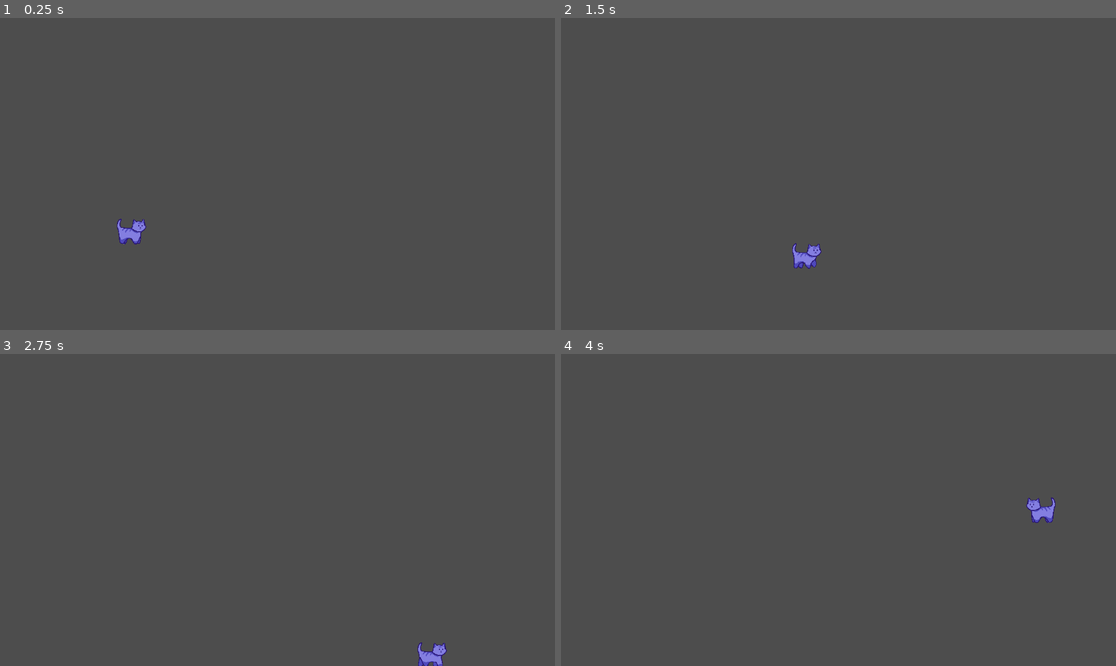
Above: before the commit, frames 1-4 (two rows, left to right).
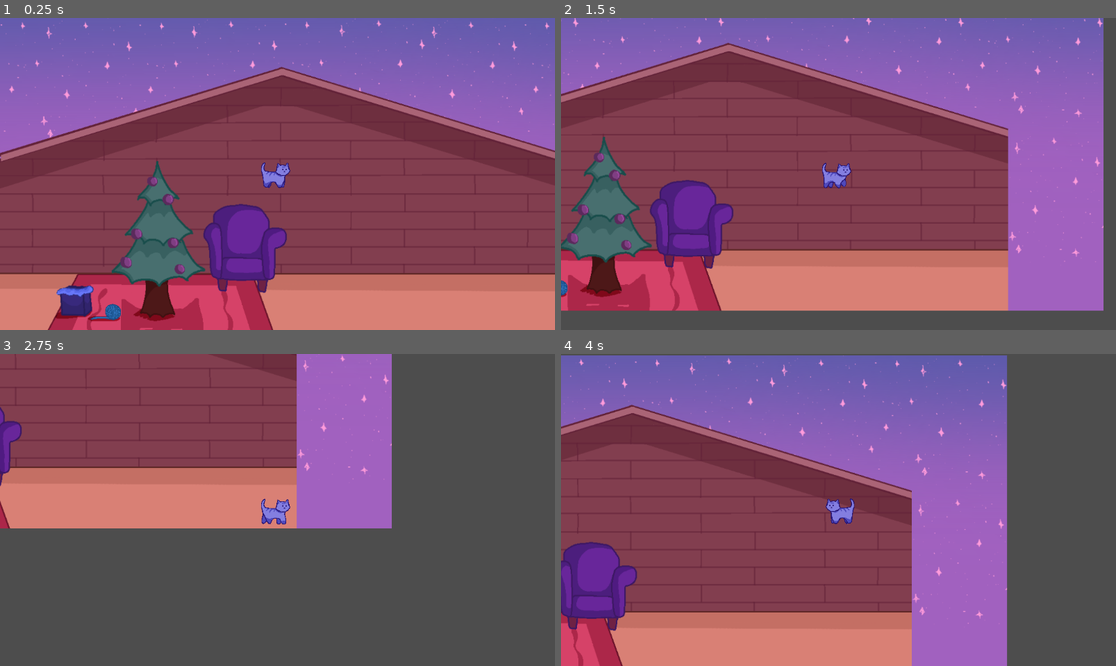
Above: after the commit, the same moments.

Repository: purple-affogato/magic-xmas-cat-game
Game: Godot game, scene res://past_level.tscn
Two runs of this game, one before a commit and one after it. Both use one fixed random seed, a clock stepped at 60 frames per second and the inputs below. The project has no main scene, so this scene is started directly.
Inputs:
- Up to frame 1 (0.25 s): no input
- Up to frame 2 (1.5 s): tap Enter at 0.5 s; hold Right (ui_right) 0.53-1.28 s; hold Down (ui_down) from 1.28 s (still down)
- Up to frame 3 (2.75 s): release Down (ui_down) at 2.03 s; hold Right (ui_right) from 2.03 s (still down)
- Up to frame 4 (4 s): release Right (ui_right) at 2.78 s; hold Up (ui_up) 2.78-3.53 s; hold Left (ui_left) from 3.53 s (still down)

The runs differ from the first frame. In frame 1, 99% of the frame differs, in the area x 0-100%, y 0-100%; in frame 2, 91%; in frame 3, 40%; in frame 4, 80%.

Commit message:
diaglogue box + past bg + moved cat a bit ehe

Diff:
--- a/cat.tscn
+++ b/cat.tscn
@@ -194,14 +194,15 @@
 size = Vector2(47, 40)
 
 [node name="CharacterBody2D" type="CharacterBody2D"]
-motion_mode = 1
-script = ExtResource("1_uur65")
+script = ExtResource("1_b8a80")
 
 [node name="AnimatedSprite2D" type="AnimatedSprite2D" parent="."]
 texture_filter = 1
 sprite_frames = SubResource("SpriteFrames_igjy3")
-animation = &"Walk"
+animation = &"Idle"
 
 [node name="CollisionShape2D" type="CollisionShape2D" parent="."]
 position = Vector2(-5.5, 4)
 shape = SubResource("RectangleShape2D_3bkw1")
+
+[node name="Camera2D" type="Camera2D" parent="."]
--- a/dialogue_box.tscn
+++ b/dialogue_box.tscn
@@ -1,6 +1,7 @@
-[gd_scene load_steps=2 format=3 uid="uid://dlhppyw3lsjyk"]
+[gd_scene load_steps=3 format=3 uid="uid://dr7xh8c4rxkav"]
 
 [ext_resource type="Script" path="res://dialogue_box.gd" id="1_vqcml"]
+[ext_resource type="Texture2D" uid="uid://cdfwaba8c6lrp" path="res://Assets/dialogue box.png" id="2_u6ewp"]
 
 [node name="DialogueBox" type="Control"]
 layout_mode = 3
@@ -29,3 +30,9 @@
 offset_right = 452.0
 offset_bottom = 95.0
 text = "(empty)"
+
+[node name="Sprite2D" type="Sprite2D" parent="."]
+texture_filter = 1
+position = Vector2(669, 127)
+scale = Vector2(7.24908, 8.45725)
+texture = ExtResource("2_u6ewp")
--- a/past_level.tscn
+++ b/past_level.tscn
@@ -1,7 +1,9 @@
-[gd_scene load_steps=7 format=3 uid="uid://rfsh1jqks2ap"]
+[gd_scene load_steps=9 format=3 uid="uid://ct5bifoe504nt"]
 
 [ext_resource type="Script" path="res://past_level.gd" id="1_ckfk8"]
 [ext_resource type="PackedScene" uid="uid://betpqqnfkgqs5" path="res://cat.tscn" id="1_s4ikg"]
+[ext_resource type="Texture2D" uid="uid://bic6cg2my1cu1" path="res://Assets/Background.png" id="3_o7q1h"]
+[ext_resource type="Texture2D" uid="uid://cyi7lng8qar0" path="res://Assets/Past bg.png" id="4_71kew"]
 
 [sub_resource type="RectangleShape2D" id="RectangleShape2D_m0tjr"]
 size = Vector2(54, 661)
@@ -36,5 +38,15 @@
 position = Vector2(1175, 344.5)
 shape = SubResource("RectangleShape2D_w3ds0")
 
+[node name="bg" type="Sprite2D" parent="."]
+position = Vector2(583, 330.5)
+scale = Vector2(1.01215, 1.01698)
+texture = ExtResource("3_o7q1h")
+
+[node name="house bg" type="Sprite2D" parent="."]
+position = Vector2(583, 330.5)
+scale = Vector2(1.01215, 1.01698)
+texture = ExtResource("4_71kew")
+
 [node name="Cat" parent="." instance=ExtResource("1_s4ikg")]
-position = Vector2(276, 441)
+position = Vector2(576, 326)
Binary file added: Assets/Past bg.png
Not shown, added: Assets/Past bg.png.import
Binary file added: Assets/dialogue box.png
Not shown, added: Assets/dialogue box.png.import
Not shown: 1 places in cat.tscn that only renumber resources
